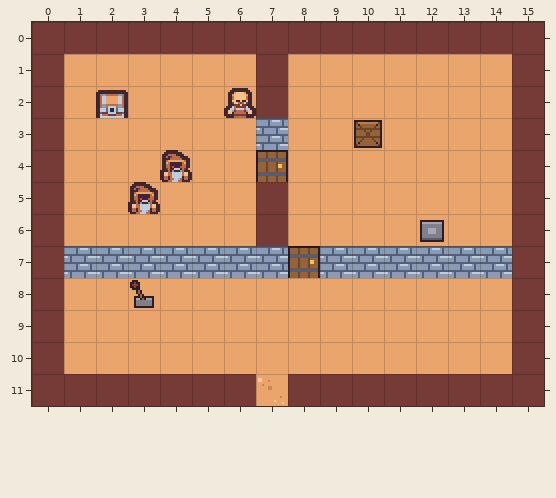
Two versions of a level (Tiled map (JSON), assets/maps/detail/cellar.tmj). This is how it looked before the edit.
Cells are 16x16 px. Shown: x 0..15, y 0..11.
After the commit:
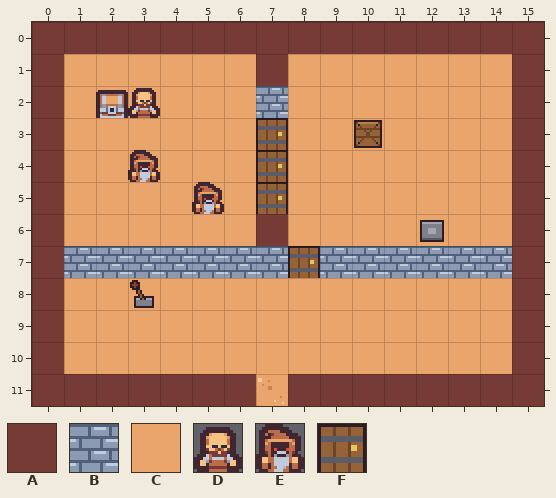
Key: from "tinydungeon": A 0, B 40, C 48, D 86, E 111; from "worlds": F 167 "door closed".
_ is an empty cell.
Objects are placed by their top-left corner, in cells (3,4 is the top-left corner of cell 3,4); size is 1x1 cell unless given.
Edits made:
Layer "ground":
y 2: x 7 A -> B
y 3: x 7 B -> C
y 5: x 7 A -> C
Layer "objects":
changed: D "bandit_1" at 6,2 -> D "bandit_1" at 3,2
added: F "door_2a" at 7,3
added: E "bandit_2" at 3,4
added: E "bandit_3" at 5,5
added: F "door_2c" at 7,5
removed: E "bandit_2" at 4,4
removed: E "bandit_3" at 3,5
Where, in picture pixels (left, top, right, bottom), the same in both pictures:
new place: (128, 88, 160, 118)
changed: (224, 86, 288, 150)
changed: (128, 150, 224, 214)
changed: (256, 182, 288, 214)
